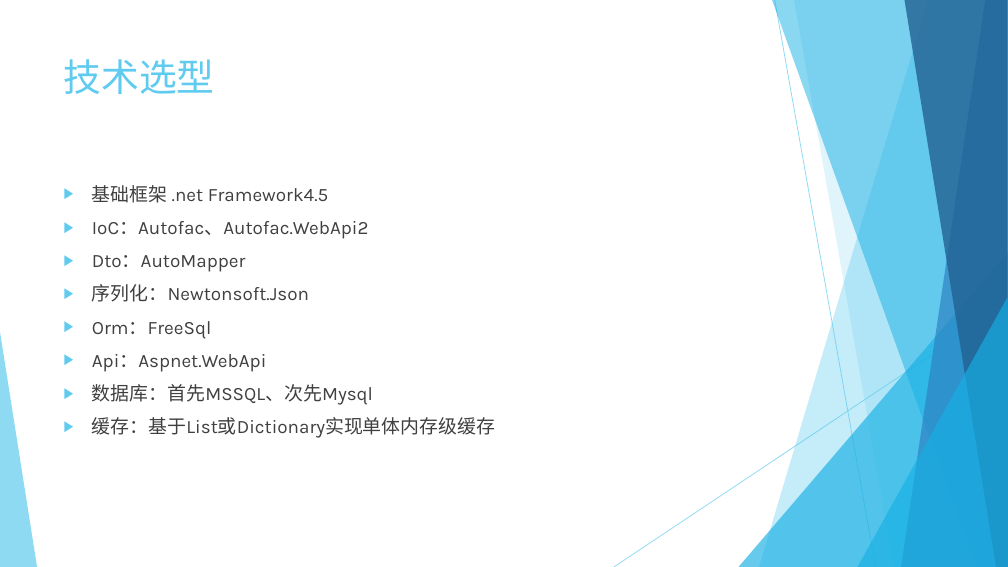
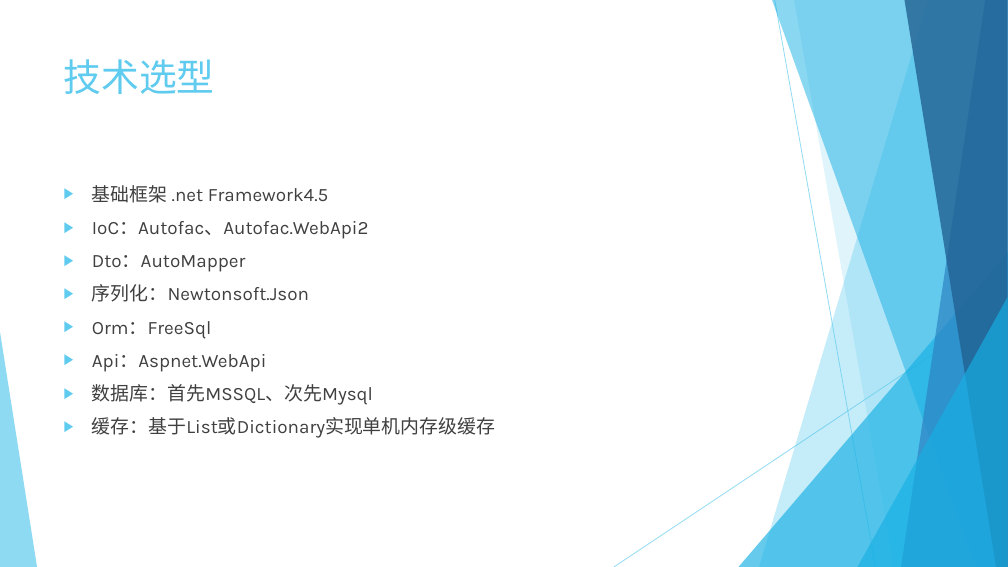
Before and after one commit to cqhaibin/ApiTemplate, a slide deck: slide 3 of share/后端开发模板.pptx. Drawn at 1008x567 pixels with LibreOffice and Linux fonts; fonts in the diff are those of the drawing. Boxes give left, top, right and bottom in pixels: in the first picture for what was removed or moved away, otherwise in the second. Text is boxed around its words. In the diff, an @@ line names an element or a change of style, - is before the commit and + after.

Commit message:
update ppt.

```diff
--- a/share/后端开发模板.pptx
+++ b/share/后端开发模板.pptx
@@ text at (x1=92, y1=417, x2=495, y2=438): text changed @@
-▶ 缓存：基于List或Dictionary实现单体内存级缓存
+▶ 缓存：基于List或Dictionary实现单机内存级缓存
```
Also in this commit, not shown: 1 other slide changed.
